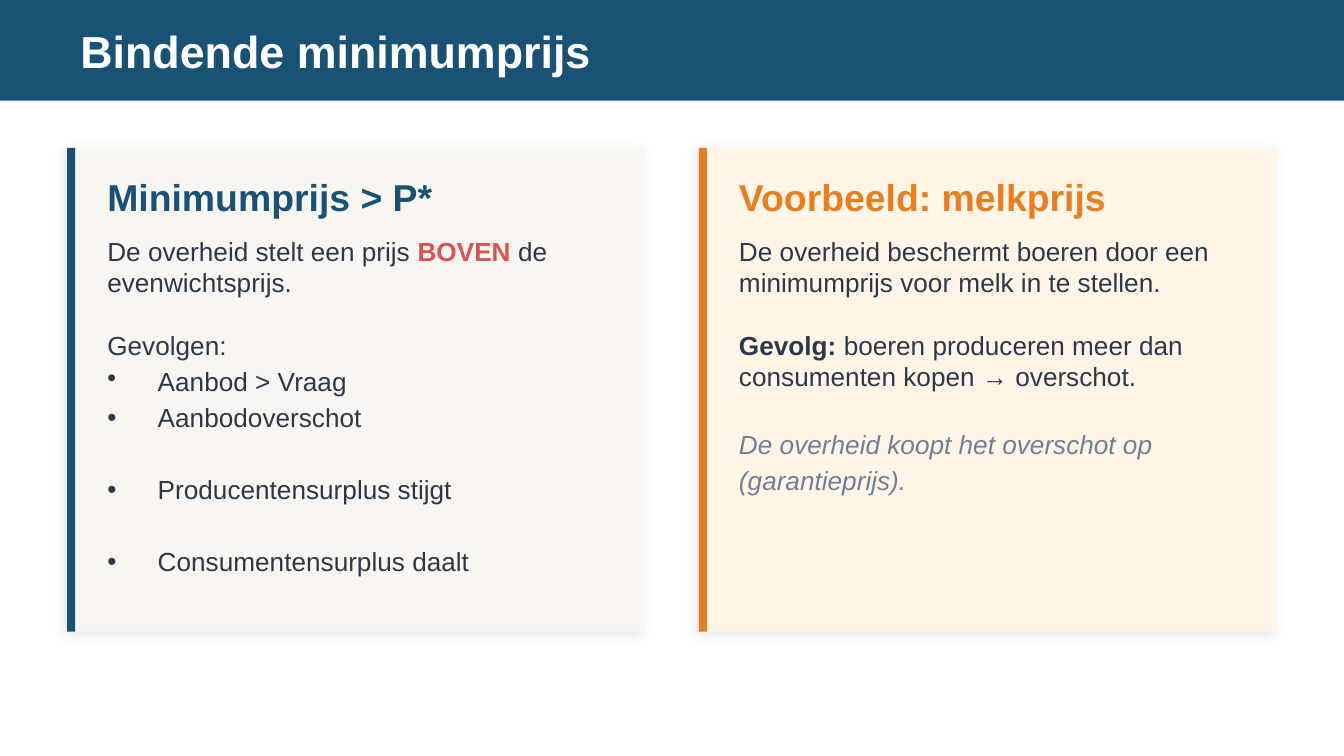
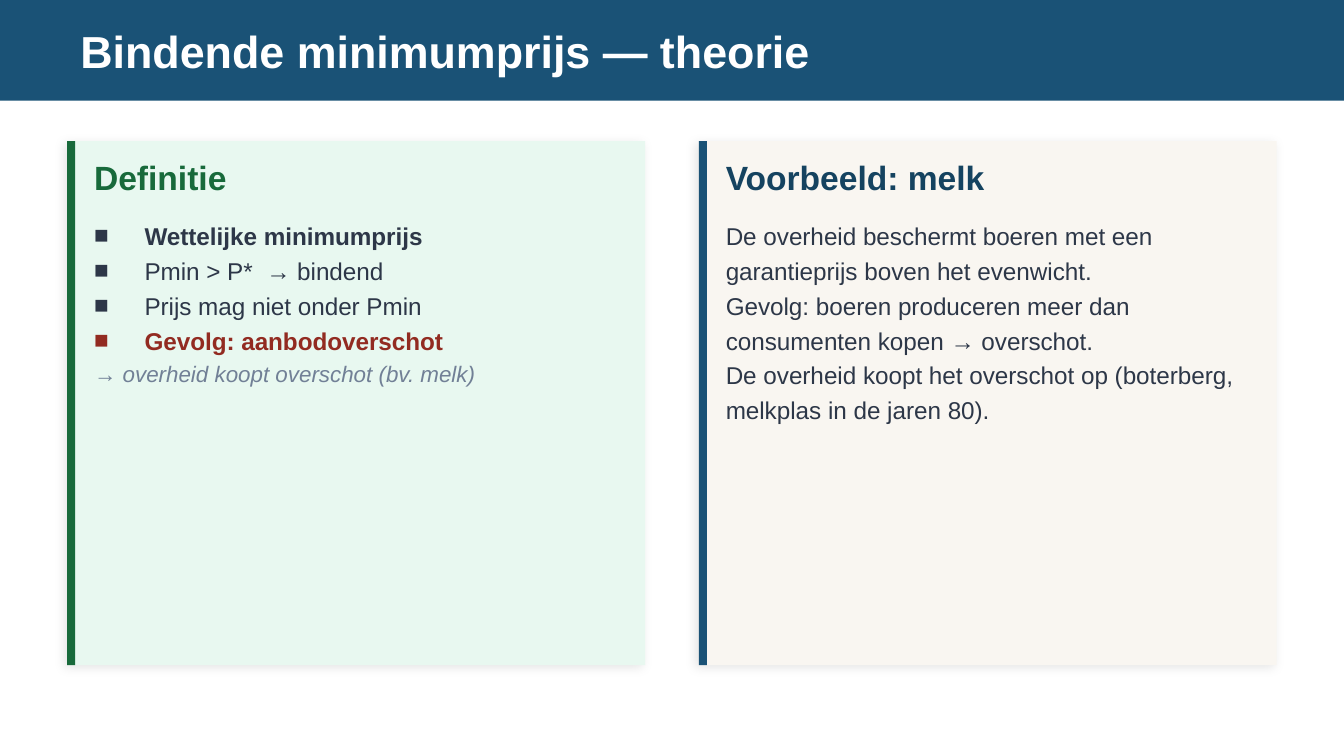
Before and after one commit to meijer1973/economie-vwo4-m3, a slide deck: slide 5 of 3.3 Hoofdstuk 3 - Overheid/3.3.2 Paragraaf 2 - Overheidsbeleid/2. Leren/3.3.2 Overheidsbeleid – presentatie.pptx (slide 4 before the commit). Drawn at 1344x756 pixels with LibreOffice and Linux fonts; fonts in the diff are those of the drawing. Boxes give left, top, right and bottom in pixels: in the first picture for what was removed or moved away, otherwise in the second. Text is boxed around its words. In the diff, an @@ line names an element or a change of style, - is before the commit and + after.

```diff
--- a/3.3 Hoofdstuk 3 - Overheid/3.3.2 Paragraaf 2 - Overheidsbeleid/2. Leren/3.3.2 Overheidsbeleid – presentatie.pptx
+++ b/3.3 Hoofdstuk 3 - Overheid/3.3.2 Paragraaf 2 - Overheidsbeleid/2. Leren/3.3.2 Overheidsbeleid – presentatie.pptx
@@ text at [80,35,809,77]: text changed @@
-Bindende minimumprijs
+Bindende minimumprijs — theorie
@@ rectangle: place and size @@
-rectangle at [67,148,645,632]
+rectangle at [67,141,645,665]
@@ rectangle at [67,141,645,665]: fill #F9F6F1 to #E8F8F0; proportions changed @@
@@ rectangle: place and size @@
-rectangle at [67,148,75,632]
+rectangle at [67,141,75,665]
@@ rectangle at [67,141,75,665]: fill #1A5276 to #186A3B @@
@@ rectangle: place and size @@
-rectangle at [699,148,1277,632]
+rectangle at [699,141,1277,665]
@@ rectangle at [699,141,1277,665]: fill #FEF5E7 to #F9F6F1; proportions changed @@
@@ rectangle: place and size @@
-rectangle at [699,148,707,632]
+rectangle at [699,141,707,665]
@@ rectangle at [699,141,707,665]: fill #E67E22 to #1A5276 @@
@@ text added at [94,165,226,191], 18 pt, text #186A3B, bold @@
+Definitie
@@ text at [726,165,985,191]: text changed; size 20 to 18 pt; text colour #E67E22 to #154360 @@
-Voorbeeld: melkprijs
+Voorbeeld: melk
@@ text removed at [107,184,432,219] @@
-Minimumprijs > P*
@@ text added at [123,227,475,387], 13 pt, text #2D3748 @@
+■ Wettelijke minimumprijs
+■ Pmin > P* → bindend
+■ Prijs mag niet onder Pmin
+■ Gevolg: aanbodoverschot
+→ overheid koopt overschot (bv. melk)
@@ text at [726,227,1233,424]: text changed; size 14 to 13 pt @@
-De overheid beschermt boeren door een minimumprijs voor melk in te stellen.
-Gevolg: boeren produceren meer dan consumenten kopen → overschot.
-De overheid koopt het overschot op (garantieprijs).
+De overheid beschermt boeren met een garantieprijs boven het evenwicht.
+Gevolg: boeren produceren meer dan consumenten kopen → overschot.
+De overheid koopt het overschot op (boterberg, melkplas in de jaren 80).
@@ text removed at [107,242,547,577] @@
-De overheid stelt een prijs BOVEN de evenwichtsprijs.
-Gevolgen:
-Aanbod > Vraag
-• Aanbodoverschot
-• Producentensurplus stijgt
-• Consumentensurplus daalt
```
Also in this commit, not shown: 4 other slides changed, 11 slides added, 4 slides removed, 7 other files.
